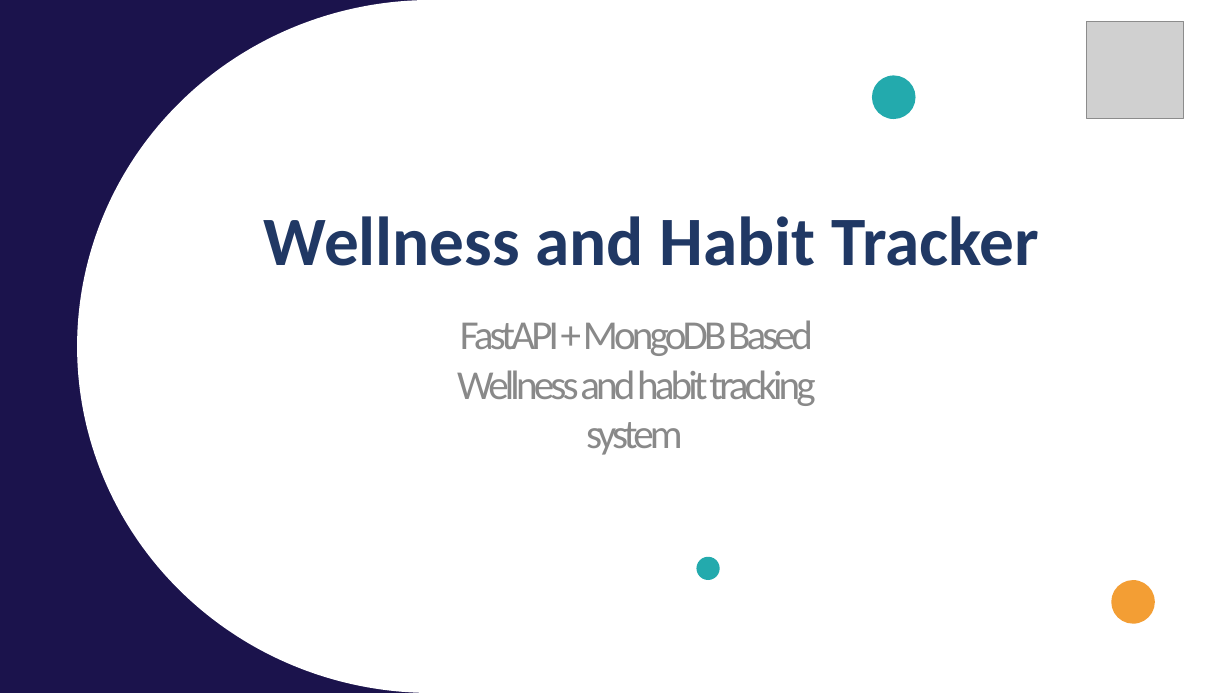
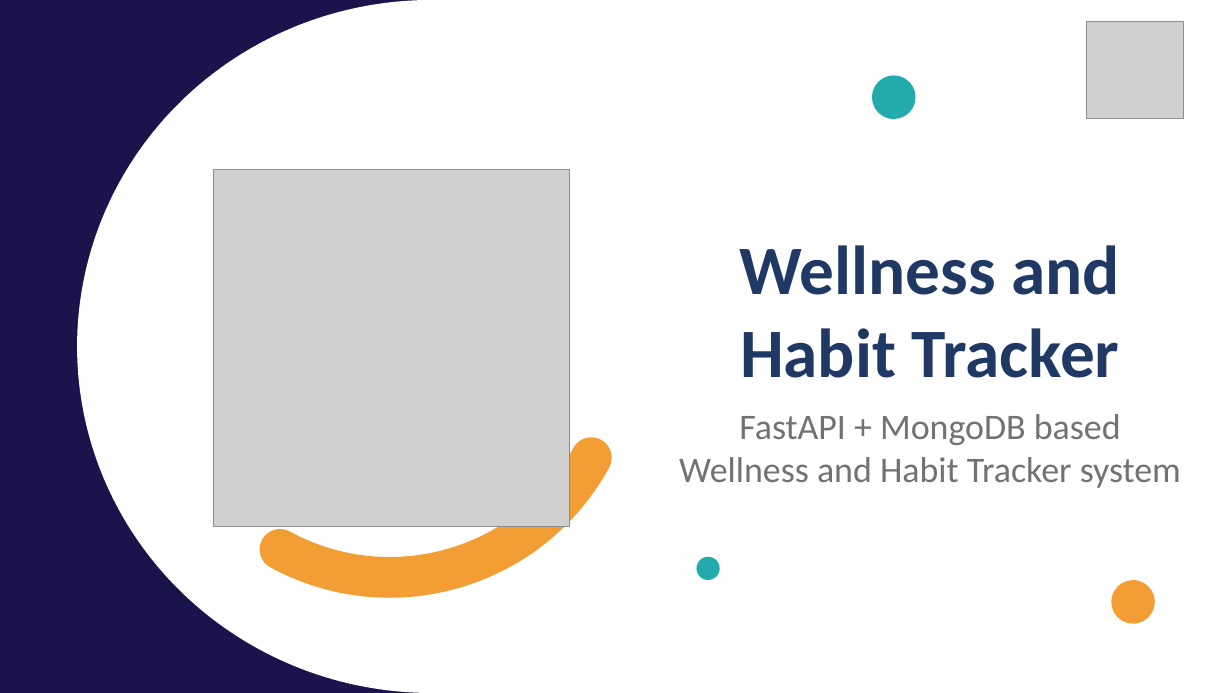
Before and after one commit to vaishnav2002-rma/wellness_habit_tracker, a slide deck: slide 1 of ZennialPro_Project_PPT.pptx. Drawn at 1232x693 pixels with LibreOffice and Linux fonts; fonts in the diff are those of the drawing; grey boxes stand for pictures. Boxes give left, top, right and bottom in pixels: in the first picture for what was removed or moved away, otherwise in the second. Text is boxed around its words. In the diff, an @@ line names an element or a change of style, - is before the commit and + after.

```diff
--- a/ZennialPro_Project_PPT.pptx
+++ b/ZennialPro_Project_PPT.pptx
@@ freeform shape added at <box>197,31,513,348</box>, outline #23AAAD 31.75 pt @@
@@ picture added at <box>213,170,570,527</box> @@
@@ text "Wellness and Habit Tracker": place and size @@
-text "Wellness and Habit Tracker" at <box>264,216,1039,266</box>
+text "Wellness and Habit Tracker" at <box>740,245,1120,378</box>
@@ text "Wellness and Habit Tracker" at <box>740,245,1120,378</box>: alignment left to centre @@
@@ freeform shape added at <box>280,348,591,659</box>, outline #FFFFFF 31.75 pt @@
@@ text at <box>679,414,1181,488</box>: text changed; size 32 to 28 pt; text colour #898989 to #767171 @@
-FastAPI + MongoDB Based Wellness and habit tracking system
+FastAPI + MongoDB based Wellness and Habit Tracker system
```
Also in this commit, not shown: 10 other slides changed, 6 other files.
